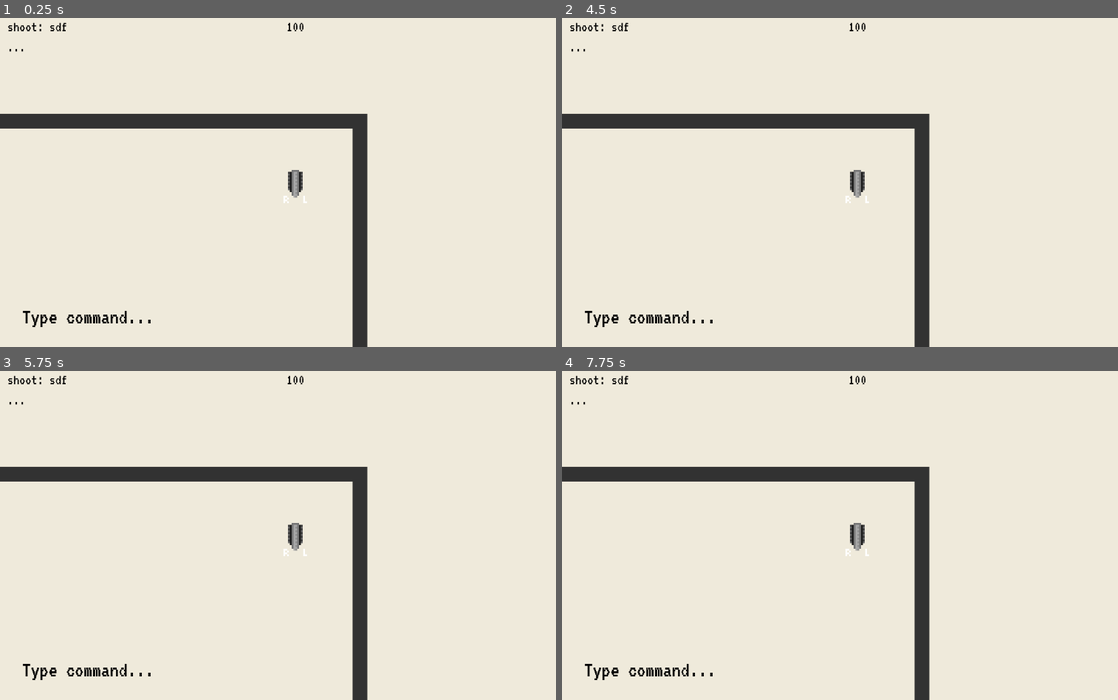
Above: before the commit, frames 1-4 (two rows, left to right).
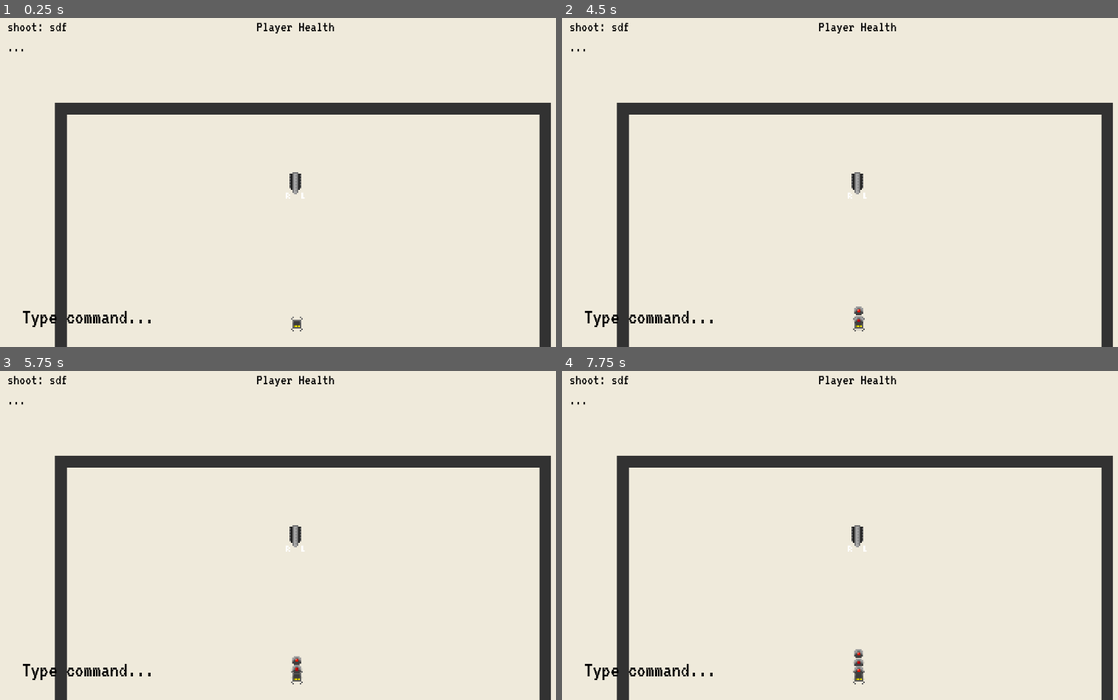
Above: after the commit, the same moments.

Repository: Anudin/LD41
Game: Godot game, scene res://Main.tscn
Two runs of this game, one before a commit and one after it. Both use one fixed random seed, a clock stepped at 60 frames per second and the inputs below.
Inputs:
- Up to frame 1 (0.25 s): no input
- Up to frame 2 (4.5 s): tap Enter at 0.5, 0.6, 2, 2.85, 3.5 s; tap Space at 0.77, 1.25, 1.52, 2.75, 3.02, 3.77 s; tap Backspace at 1.35, 3.6 s; tap Delete at 2.1, 4.35 s
- Up to frame 3 (5.75 s): tap Space at 4.52, 5 s; tap Enter at 5.1 s
- Up to frame 4 (7.75 s): tap Backspace at 5.85 s; tap Space at 6.02, 6.77, 7.52 s; tap Delete at 6.6 s; tap Enter at 7.35 s

The runs differ from the first frame. In frame 1, 11% of the frame differs, in the area x 0-100%, y 1-100%; in frame 2, 11%; in frame 3, 11%; in frame 4, 11%.

Commit message:
[WIP] refactor level system

Diff:
--- a/AI/AI.tscn
+++ b/AI/AI.tscn
@@ -61,7 +61,6 @@
 scale = Vector2( 4, 4 )
 frames = SubResource( 1 )
 animation = "default"
-frame = 1
 playing = true
 script = ExtResource( 9 )
 _sections_unfolded = [ "Offset", "Transform" ]
--- /dev/null
+++ b/Levels/Level.gd
@@ -0,0 +1,17 @@
+extends Node2D
+
+export var LAUNCH_CODE_LENGTH = 3
+export var SLOWMOTION_MODIFIER = 0.3
+
+# Refactor behaviour into components
+#const PLAYER_BEHAVIOUR = preload("")
+
+func _ready():
+	# Called every time the node is added to the scene.
+	# Initialization here
+	pass
+
+#func _process(delta):
+#	# Called every frame. Delta is time since last frame.
+#	# Update game logic here.
+#	pass
--- /dev/null
+++ b/Levels/Level1.gd
@@ -0,0 +1,15 @@
+extends "res://Levels/Level.gd"
+
+# class member variables go here, for example:
+# var a = 2
+# var b = "textvar"
+
+func _ready():
+	# Called every time the node is added to the scene.
+	# Initialization here
+	pass
+
+#func _process(delta):
+#	# Called every frame. Delta is time since last frame.
+#	# Update game logic here.
+#	pass
--- /dev/null
+++ b/Levels/Level1.tscn
@@ -0,0 +1,41 @@
+[gd_scene load_steps=4 format=2]
+
+[ext_resource path="res://Levels/Level1.gd" type="Script" id=1]
+[ext_resource path="res://environment/Wall.tscn" type="PackedScene" id=2]
+[ext_resource path="res://Spawns/Spawn.tscn" type="PackedScene" id=3]
+
+[node name="Level" type="Node2D"]
+
+script = ExtResource( 1 )
+LAUNCH_CODE_LENGTH = 3
+SLOWMOTION_MODIFIER = 0.3
+
+[node name="Obstacles" type="Node2D" parent="." index="0"]
+
+editor/display_folded = true
+
+[node name="Wall" parent="Obstacles" index="0" instance=ExtResource( 2 )]
+
+position = Vector2( 640, -16 )
+width = 1280
+
+[node name="Wall2" parent="Obstacles" index="1" instance=ExtResource( 2 )]
+
+position = Vector2( 640, 736 )
+width = 1280
+
+[node name="Wall3" parent="Obstacles" index="2" instance=ExtResource( 2 )]
+
+position = Vector2( -16, 360 )
+height = 790
+
+[node name="Wall4" parent="Obstacles" index="3" instance=ExtResource( 2 )]
+
+position = Vector2( 1296, 360 )
+height = 790
+
+[node name="Spawns" type="Node2D" parent="." index="1"]
+
+[node name="Spawn" parent="Spawns" index="0" instance=ExtResource( 3 )]
+
+position = Vector2( 623.073, 568.347 )
--- a/Main.gd
+++ b/Main.gd
@@ -1,4 +1,6 @@
 extends Node2D
+
+# Quirks: Can't rename folder (in use?)
 
 # TODO: Fill queue from start / finish / clear it
 
@@ -17,9 +19,6 @@
 
 func _process(delta):
 	pass
-#	if get_tree().get_nodes_in_group("enemies").size() == 0:
-#		print("You're a winner!")
-#		call_deferred("restart_game")
 
 func verify_command(command):
 	if COMMANDS.has(command):
--- a/Main.tscn
+++ b/Main.tscn
@@ -1,11 +1,10 @@
-[gd_scene load_steps=8 format=2]
+[gd_scene load_steps=7 format=2]
 
 [ext_resource path="res://Main.gd" type="Script" id=1]
 [ext_resource path="res://fonts/VT323-Regular.ttf" type="DynamicFontData" id=2]
 [ext_resource path="res://TextInput/TextInput.tscn" type="PackedScene" id=3]
-[ext_resource path="res://environment/Wall.tscn" type="PackedScene" id=4]
-[ext_resource path="res://Spawns/Spawn.tscn" type="PackedScene" id=5]
-[ext_resource path="res://Player/Player.tscn" type="PackedScene" id=6]
+[ext_resource path="res://Levels/Level1.tscn" type="PackedScene" id=4]
+[ext_resource path="res://Player/Player.tscn" type="PackedScene" id=5]
 
 [sub_resource type="DynamicFont" id=1]
 
@@ -15,9 +14,10 @@
 font_data = ExtResource( 2 )
 _sections_unfolded = [ "Font", "Settings" ]
 
-[node name="Main" type="Node2D"]
+[node name="Main" type="Node2D" index="0"]
 
 script = ExtResource( 1 )
+_sections_unfolded = [ "Transform" ]
 __meta__ = {
 "_edit_horizontal_guides_": [  ],
 "_edit_vertical_guides_": [  ]
@@ -25,7 +25,6 @@
 
 [node name="UI" type="CanvasLayer" parent="." index="0"]
 
-editor/display_folded = true
 layer = 1
 offset = Vector2( 0, 0 )
 rotation = 0.0
@@ -112,70 +111,16 @@
 margin_right = 48.0
 margin_bottom = 630.0
 
-[node name="Level" type="Node2D" parent="." index="1"]
-
-[node name="Wall" parent="Level" index="0" instance=ExtResource( 4 )]
-
-position = Vector2( 640, -16 )
-width = 1280
-
-[node name="Wall2" parent="Level" index="1" instance=ExtResource( 4 )]
-
-position = Vector2( 640, 736 )
-width = 1280
-
-[node name="Wall3" parent="Level" index="2" instance=ExtResource( 4 )]
-
-position = Vector2( -16, 360 )
-height = 790
-
-[node name="Wall4" parent="Level" index="3" instance=ExtResource( 4 )]
-
-position = Vector2( 1296, 360 )
-height = 790
-
-[node name="Spawn" parent="Level" index="4" instance=ExtResource( 5 )]
-
-position = Vector2( 638.946, 615.432 )
+[node name="Level" parent="." index="1" instance=ExtResource( 4 )]
 
 [node name="Bullets" type="Node2D" parent="." index="2"]
 
 [node name="AI" type="Node2D" parent="." index="3"]
 
-[node name="Player" parent="." index="4" instance=ExtResource( 6 )]
+[node name="Player" parent="." index="4" instance=ExtResource( 5 )]
 
-position = Vector2( 1156.39, 114.419 )
-
-[node name="PlayerCamera" type="Camera2D" parent="Player" index="4"]
-
-visible = false
-scale = Vector2( 0.25, 0.25 )
-anchor_mode = 1
-rotating = false
-current = true
-zoom = Vector2( 1, 1 )
-limit_left = -10000000
-limit_top = -10000000
-limit_right = 10000000
-limit_bottom = 10000000
-limit_smoothed = false
-drag_margin_h_enabled = true
-drag_margin_v_enabled = true
-smoothing_enabled = true
-smoothing_speed = 3.0
-offset_v = 0.0
-offset_h = 0.0
-drag_margin_left = 0.0
-drag_margin_top = 0.0
-drag_margin_right = 0.0
-drag_margin_bottom = 0.0
-editor_draw_screen = true
-editor_draw_limits = false
-editor_draw_drag_margin = true
-_sections_unfolded = [ "Drag Margin", "Smoothing", "Transform" ]
+position = Vector2( 618.897, 180.627 )
 
 [connection signal="queue_updated" from="UI/TextInput" to="." method="_on_queue_updated"]
 
 [connection signal="text_command" from="UI/TextInput" to="Player" method="_on_text_command"]
-
-[connection signal="health_changed" from="Player" to="." method="_on_health_changed"]
--- a/Player/Player.gd
+++ b/Player/Player.gd
@@ -25,6 +25,8 @@
 		stop()
 
 func _on_text_command(command):
+	#print("Player received: " + command)
+
 	movement(command)
 
 	if command == "shoot":
--- a/Player/Player.tscn
+++ b/Player/Player.tscn
@@ -1,11 +1,10 @@
-[gd_scene load_steps=9 format=2]
+[gd_scene load_steps=8 format=2]
 
 [ext_resource path="res://Player/player0.png" type="Texture" id=1]
 [ext_resource path="res://Player/player1.png" type="Texture" id=2]
 [ext_resource path="res://Player/Player.gd" type="Script" id=3]
-[ext_resource path="res://Player/debug_arrow.png" type="Texture" id=4]
-[ext_resource path="res://Player/right_marker.png" type="Texture" id=5]
-[ext_resource path="res://Player/left_marker.png" type="Texture" id=6]
+[ext_resource path="res://Player/right_marker.png" type="Texture" id=4]
+[ext_resource path="res://Player/left_marker.png" type="Texture" id=5]
 
 [sub_resource type="SpriteFrames" id=1]
 
@@ -32,6 +31,7 @@
 
 [node name="Area2D" type="Area2D" parent="." index="0"]
 
+editor/display_folded = true
 position = Vector2( 0.0863914, 0.712502 )
 input_pickable = true
 gravity_vec = Vector2( 0, 1 )
@@ -47,24 +47,40 @@
 position = Vector2( -0.0484276, 0.67799 )
 shape = SubResource( 2 )
 
-[node name="DebugArrow" type="Sprite" parent="." index="1"]
-
-visible = false
-position = Vector2( 0.0179672, 0.0113721 )
-rotation = 1.5708
-scale = Vector2( 0.5, 0.5 )
-texture = ExtResource( 4 )
-offset = Vector2( 7.01266, 0.0802631 )
-_sections_unfolded = [ "Transform" ]
-
-[node name="right_marker" type="Sprite" parent="." index="2"]
+[node name="right_marker" type="Sprite" parent="." index="1"]
 
 position = Vector2( -5.0389, 9.92342 )
+texture = ExtResource( 4 )
+
+[node name="left_marker" type="Sprite" parent="." index="2"]
+
+position = Vector2( 5.20377, 9.93085 )
 texture = ExtResource( 5 )
 
-[node name="left_marker" type="Sprite" parent="." index="3"]
+[node name="Camera2D" type="Camera2D" parent="." index="3"]
 
-position = Vector2( 5.20377, 9.93085 )
-texture = ExtResource( 6 )
+anchor_mode = 1
+rotating = false
+current = true
+zoom = Vector2( 1.25, 1.25 )
+limit_left = -10000000
+limit_top = -10000000
+limit_right = 10000000
+limit_bottom = 10000000
+limit_smoothed = false
+drag_margin_h_enabled = true
+drag_margin_v_enabled = true
+smoothing_enabled = false
+smoothing_speed = 5.0
+offset_v = 0.0
+offset_h = 0.0
+drag_margin_left = 0.15
+drag_margin_top = 0.25
+drag_margin_right = 0.15
+drag_margin_bottom = 0.25
+editor_draw_screen = true
+editor_draw_limits = false
+editor_draw_drag_margin = false
+_sections_unfolded = [ "Drag Margin" ]
 
 [connection signal="area_shape_entered" from="Area2D" to="." method="_on_area_shape_entered"]
--- a/environment/Wall.tscn
+++ b/environment/Wall.tscn
@@ -3,7 +3,7 @@
 [ext_resource path="res://environment/Wall.gd" type="Script" id=1]
 [ext_resource path="res://environment/wall.png" type="Texture" id=2]
 
-[node name="Wall" type="Area2D" index="0" groups=[
+[node name="Wall" type="Area2D" groups=[
 "walls",
 ]]
 
